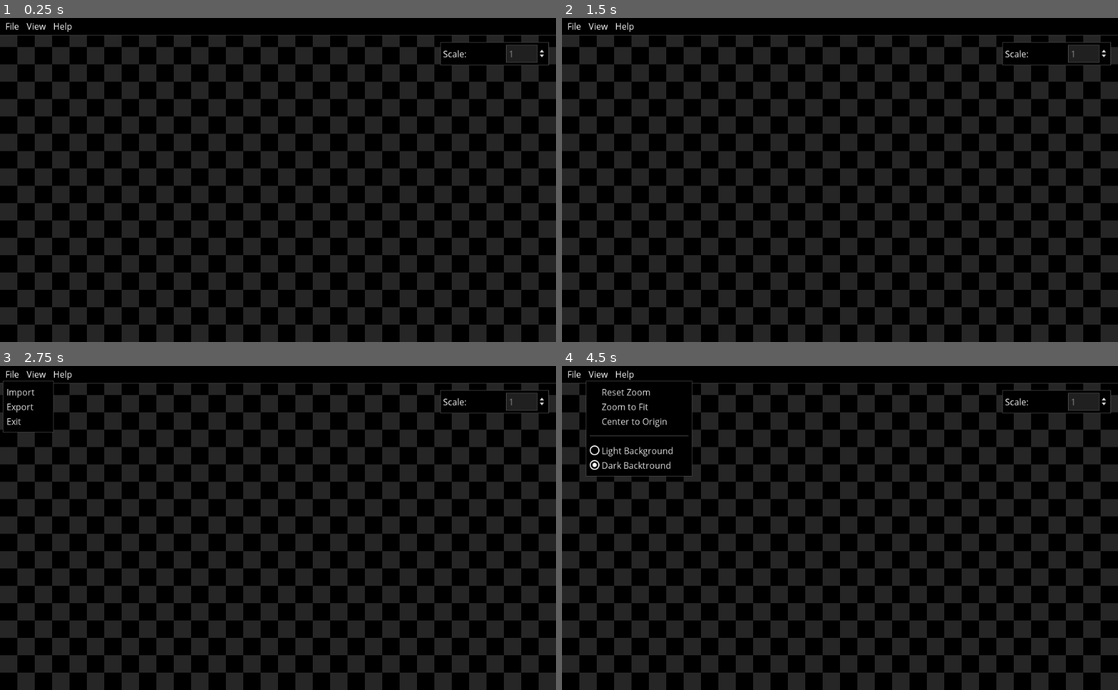
Above: before the commit, frames 1-4 (two rows, left to right).
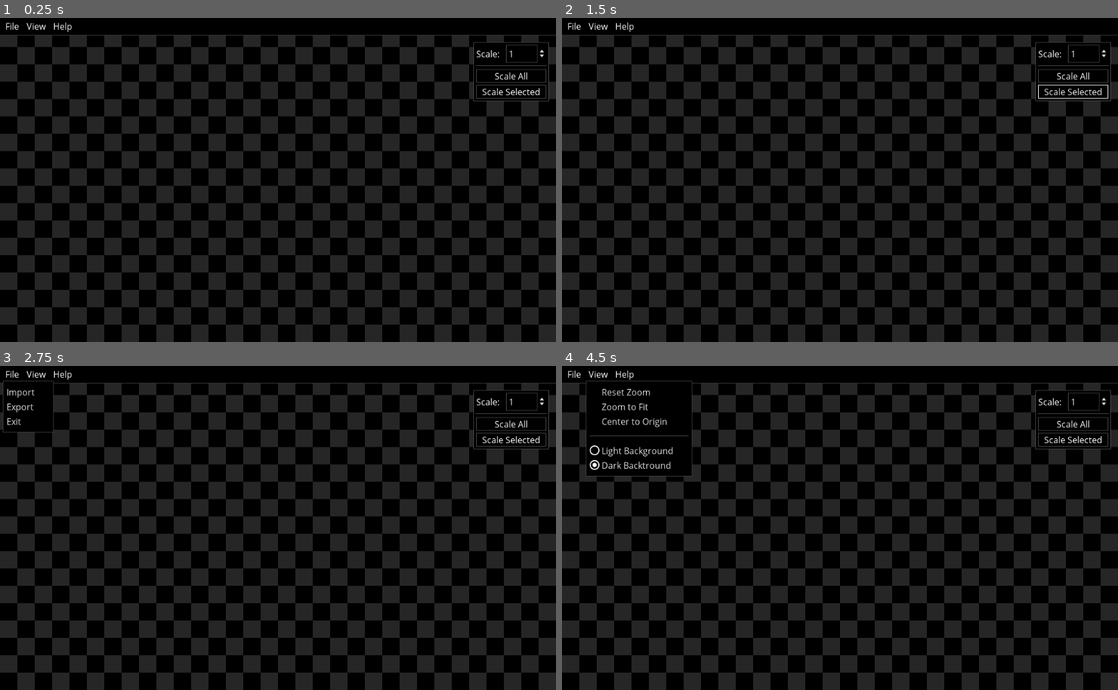
Above: after the commit, the same moments.

Repository: MeanLight-Studio/ScaleNX
Game: Godot game, scene res://Main.tscn
Same seed, same stepped clock (60 frames per second), same inputs: the game is played once before the commit and once after it.
Inputs (mouse positions are in pixels of both pictures, inside the frame that each line leads up to):
- Up to frame 1 (0.25 s): no input
- Up to frame 2 (1.5 s): click (1073, 76) at 0.5 s, where only the run after the commit has a clickable "Scale All"; click (1073, 92) at 1.25 s, where only the run after the commit has a clickable "Scale Selected"
- Up to frame 3 (2.75 s): click "File" at 2 s
- Up to frame 4 (4.5 s): click "View" at 2.75 s; click "File" at 3.5 s; click "View" at 4.25 s

The runs differ from the first frame. In frame 1, 1.4% of the frame differs, in the area x 79-99%, y 7-26%; in frame 2, 1.4%; in frame 3, 1.4%; in frame 4, 1.4%.

Commit message:
Add individual spinboxes and info label

Diff:
--- /dev/null
+++ b/InfoLabel.gd
@@ -0,0 +1,19 @@
+extends Label
+
+var sprite : Sprite = null setget set_sprite
+
+func sprite_selected(selected : bool):
+	visible = selected
+	update_text()
+
+func set_sprite(s : Sprite):
+	sprite = s
+	sprite.connect("scaled", self, "update_text")
+	sprite.connect("selected_changed", self, "sprite_selected")
+
+func update_text():
+	if sprite.texture:
+		text = \
+				"Name: " + sprite.image_path.get_file() + "\n" + \
+				"Original Size: " + str(sprite.original_texture.get_size()) + "\n" + \
+				"Scaled Size: " + str(sprite.texture.get_size())
--- /dev/null
+++ b/InfoLabel.tscn
@@ -0,0 +1,33 @@
+[gd_scene load_steps=2 format=2]
+
+[ext_resource path="res://InfoLabel.gd" type="Script" id=1]
+
+[node name="Label" type="Label"]
+visible = false
+modulate = Color( 1, 1, 1, 0.501961 )
+anchor_left = 1.0
+anchor_top = 1.0
+anchor_right = 1.0
+anchor_bottom = 1.0
+margin_left = -48.0
+margin_top = -32.0
+margin_right = -8.0
+margin_bottom = -9.0
+grow_horizontal = 0
+grow_vertical = 0
+custom_colors/font_color = Color( 1, 1, 1, 1 )
+custom_colors/font_color_shadow = Color( 0, 0, 0, 1 )
+custom_constants/shadow_offset_x = 1
+custom_constants/shadow_offset_y = 1
+autowrap = true
+script = ExtResource( 1 )
+__meta__ = {
+"_edit_use_anchors_": false
+}
+
+[node name="HSeparator" type="HSeparator" parent="."]
+anchor_top = 1.0
+anchor_right = 1.0
+anchor_bottom = 1.0
+margin_top = -1.0
+margin_bottom = 3.0
--- a/Main.gd
+++ b/Main.gd
@@ -23,6 +23,8 @@
 onready var file_dialog := $FileDialog
 
 onready var unselect_timer := $UnselectTimer
+
+onready var spinboxes := $SpinboxesContainer
 
 func _unhandled_input(event):
 	if event is InputEventMouseButton:
@@ -64,7 +66,7 @@
 			continue
 		var s : Vector2 = sprite.texture.get_size()
 		var d : Vector2 = mouse_position - sprite.global_position
-		var r := Rect2((sprite.global_position - s/2)/zoom, s/zoom)
+		var r := Rect2((sprite.global_position)/zoom, s/zoom)
 		if r.has_point(mouse_position):
 			clicked_sprite = sprite
 			break
@@ -113,22 +115,13 @@
 		sprite.image = HtmlFiles.loaded_image.duplicate()
 		sprite.update_image()
 
+		add_sprite(sprite)
+
 		$ColorRect.hide()
 		$PopupDialog.hide()
 	else:
 		file_dialog.popup()
 
-
-func _on_FileDialog_file_selected(path):
-	$PopupDialog.popup()
-	$ColorRect.show()
-
-	var sprite = preload("res://ScaledSprite.tscn").instance()
-	sprites_container.add_child(sprite)
-	sprite.set_image_path(path)
-
-	$ColorRect.hide()
-	$PopupDialog.hide()
 
 
 func save_images():
@@ -220,13 +213,6 @@
 		selected_sprites.remove(selected_sprites.find(sprite))
 	spin_box.editable = not selected_sprites.empty()
 
-
-func _on_SpinBox_value_changed(value):
-	if sprites_container.get_child_count() == 0:
-		return
-	for sprite in selected_sprites:
-		sprite.factor = value
-
 func clear_selection():
 	for sprite in selected_sprites:
 		sprite.selected = false
@@ -241,6 +227,16 @@
 		var sprite = preload("res://ScaledSprite.tscn").instance()
 		sprites_container.add_child(sprite)
 		sprite.set_image_path(path)
+		add_sprite(sprite)
 
 	$ColorRect.hide()
 	$PopupDialog.hide()
+
+func add_sprite(sprite):
+	var scale_spinbox := preload("res://ScaleSpinBox.tscn").instance()
+	scale_spinbox.sprite = sprite
+	spinboxes.add_child(scale_spinbox)
+
+	var info_label : Label = preload("res://InfoLabel.tscn").instance()
+	info_label.sprite = sprite
+	$ScrollContainer/VBoxContainer.add_child(info_label)
--- a/Main.tscn
+++ b/Main.tscn
@@ -312,10 +312,10 @@
 [node name="Panel" type="PanelContainer" parent="."]
 anchor_left = 1.0
 anchor_right = 1.0
-margin_left = -213.0
+margin_left = -152.0
 margin_top = 47.0
 margin_right = -13.0
-margin_bottom = 90.0
+margin_bottom = 148.0
 grow_horizontal = 0
 mouse_filter = 2
 custom_styles/panel = SubResource( 4 )
@@ -326,8 +326,8 @@
 [node name="VBoxContainer" type="VBoxContainer" parent="Panel"]
 margin_left = 5.0
 margin_top = 5.0
-margin_right = 195.0
-margin_bottom = 38.0
+margin_right = 134.0
+margin_bottom = 104.0
 grow_horizontal = 2
 grow_vertical = 2
 __meta__ = {
@@ -335,33 +335,76 @@
 }
 
 [node name="HBoxContainer" type="HBoxContainer" parent="Panel/VBoxContainer"]
-margin_right = 190.0
+margin_right = 129.0
 margin_bottom = 33.0
 
 [node name="Label" type="Label" parent="Panel/VBoxContainer/HBoxContainer"]
 margin_top = 5.0
-margin_right = 112.0
+margin_right = 51.0
 margin_bottom = 28.0
 size_flags_horizontal = 3
 text = "Scale:"
 
 [node name="SpinBox" type="SpinBox" parent="Panel/VBoxContainer/HBoxContainer"]
-margin_left = 116.0
-margin_right = 190.0
+margin_left = 55.0
+margin_right = 129.0
 margin_bottom = 33.0
 min_value = 1.0
 max_value = 9.0
 value = 1.0
-editable = false
+
+[node name="HSeparator" type="HSeparator" parent="Panel/VBoxContainer"]
+margin_top = 37.0
+margin_right = 129.0
+margin_bottom = 41.0
+
+[node name="All" type="Button" parent="Panel/VBoxContainer"]
+margin_top = 45.0
+margin_right = 129.0
+margin_bottom = 70.0
+text = "Scale All"
+
+[node name="Selected" type="Button" parent="Panel/VBoxContainer"]
+margin_top = 74.0
+margin_right = 129.0
+margin_bottom = 99.0
+text = "Scale Selected"
 
 [node name="UnselectTimer" type="Timer" parent="."]
 wait_time = 0.2
 one_shot = true
 
-[connection signal="file_selected" from="FileDialog" to="." method="_on_FileDialog_file_selected"]
+[node name="SpinboxesContainer" type="Control" parent="."]
+mouse_filter = 2
+__meta__ = {
+"_edit_use_anchors_": false
+}
+
+[node name="ScrollContainer" type="ScrollContainer" parent="."]
+anchor_left = 1.0
+anchor_right = 1.0
+anchor_bottom = 1.0
+margin_left = -1016.0
+margin_top = 40.0
+margin_right = -832.0
+margin_bottom = -8.0
+mouse_filter = 2
+__meta__ = {
+"_edit_use_anchors_": false
+}
+
+[node name="VBoxContainer" type="VBoxContainer" parent="ScrollContainer"]
+margin_right = 184.0
+margin_bottom = 552.0
+grow_horizontal = 0
+grow_vertical = 0
+mouse_filter = 2
+size_flags_horizontal = 3
+size_flags_vertical = 3
+alignment = 2
+
 [connection signal="files_selected" from="FileDialog" to="." method="_on_FileDialog_files_selected"]
 [connection signal="pressed" from="AboutDialog/VBoxContainer/LinkButton" to="AboutDialog" method="_on_LinkButton_pressed"]
 [connection signal="pressed" from="AboutDialog/HBoxContainer/Button" to="AboutDialog" method="_on_Button_pressed"]
 [connection signal="pressed" from="AboutDialog/HBoxContainer/Button2" to="AboutDialog" method="_on_Button2_pressed"]
 [connection signal="pressed" from="AboutDialog/TextureRect/MeanlightLink" to="AboutDialog" method="_on_MeanlightLink_pressed"]
-[connection signal="value_changed" from="Panel/VBoxContainer/HBoxContainer/SpinBox" to="." method="_on_SpinBox_value_changed"]
--- /dev/null
+++ b/ScaleSpinBox.gd
@@ -0,0 +1,21 @@
+extends PanelContainer
+
+var sprite : Sprite setget set_sprite
+
+var selected := false setget set_selected
+
+onready var main := get_tree().get_root().get_node("Main")
+
+func set_selected(s : bool):
+	selected = s
+	visible = s
+
+func _process(delta):
+	if sprite.texture:
+		var s := sprite.texture.get_size()
+		rect_position = (sprite.global_position)/main.zoom + get_viewport_rect().size/2 - Vector2(0, rect_size.y + 5)
+
+func set_sprite(s : Sprite):
+	sprite = s
+	$HBoxContainer/SpinBox.connect("value_changed", sprite, "set_factor")
+	sprite.connect("selected_changed", self, "set_selected")
--- /dev/null
+++ b/ScaleSpinBox.tscn
@@ -0,0 +1,51 @@
+[gd_scene load_steps=4 format=2]
+
+[ext_resource path="res://ScaleSpinBox.gd" type="Script" id=1]
+[ext_resource path="res://MinimalUI/MinimalUI.tres" type="Theme" id=2]
+
+[sub_resource type="StyleBoxFlat" id=1]
+content_margin_left = 2.0
+content_margin_right = 2.0
+content_margin_top = 4.0
+content_margin_bottom = 4.0
+bg_color = Color( 0, 0, 0, 1 )
+border_width_left = 1
+border_width_top = 1
+border_width_right = 1
+border_width_bottom = 1
+border_color = Color( 0.396078, 0.329412, 0.698039, 1 )
+
+[node name="ScaleSpinBox" type="PanelContainer"]
+visible = false
+margin_right = 129.0
+margin_bottom = 38.0
+theme = ExtResource( 2 )
+custom_styles/panel = SubResource( 1 )
+script = ExtResource( 1 )
+__meta__ = {
+"_edit_use_anchors_": false
+}
+
+[node name="HBoxContainer" type="HBoxContainer" parent="."]
+margin_left = 2.0
+margin_top = 4.0
+margin_right = 127.0
+margin_bottom = 37.0
+__meta__ = {
+"_edit_use_anchors_": false
+}
+
+[node name="Label" type="Label" parent="HBoxContainer"]
+margin_top = 5.0
+margin_right = 47.0
+margin_bottom = 28.0
+size_flags_horizontal = 3
+text = "Scale:"
+
+[node name="SpinBox" type="SpinBox" parent="HBoxContainer"]
+margin_left = 51.0
+margin_right = 125.0
+margin_bottom = 33.0
+min_value = 1.0
+max_value = 9.0
+value = 1.0
--- a/ScaledSprite.gd
+++ b/ScaledSprite.gd
@@ -1,4 +1,7 @@
 extends Sprite
+
+signal selected_changed(selected)
+signal scaled
 
 var image_path := "" setget set_image_path
 var original_texture := ImageTexture.new()
@@ -49,14 +52,12 @@
 	yield(get_tree(), "idle_frame")
 	image9X = viewport9X.get_texture().get_data().duplicate()
 
+	texture = original_texture.duplicate()
+	adjust_reference_rect()
 
-
-	texture = original_texture
-	adjust_reference_rect()
 
 func adjust_reference_rect():
 	$ReferenceRect.rect_size = texture.get_size()
-	$ReferenceRect.rect_position = -texture.get_size()/2
 
 
 func set_factor(value):
@@ -78,10 +79,11 @@
 
 	result.resize(value * image.get_width(), value * image.get_height(), Image.INTERPOLATE_NEAREST)
 
-	original_texture.create_from_image(result,0)
-	texture = original_texture.duplicate()
+	texture.create_from_image(result,0)
 	adjust_reference_rect()
+	emit_signal("scaled")
 
 func set_selected(s : bool):
 	selected = s
 	$ReferenceRect.visible = s
+	emit_signal("selected_changed", s)
--- a/ScaledSprite.tscn
+++ b/ScaledSprite.tscn
@@ -7,6 +7,7 @@
 shader = ExtResource( 2 )
 
 [node name="Scaled" type="Sprite"]
+centered = false
 script = ExtResource( 1 )
 
 [node name="ReferenceRect" type="ReferenceRect" parent="."]
@@ -14,7 +15,7 @@
 margin_right = 40.0
 margin_bottom = 40.0
 mouse_filter = 2
-border_color = Color( 0.368627, 0.313726, 0.623529, 1 )
+border_color = Color( 0.396078, 0.329412, 0.698039, 1 )
 editor_only = false
 
 [node name="Scale9X" type="Viewport" parent="."]
